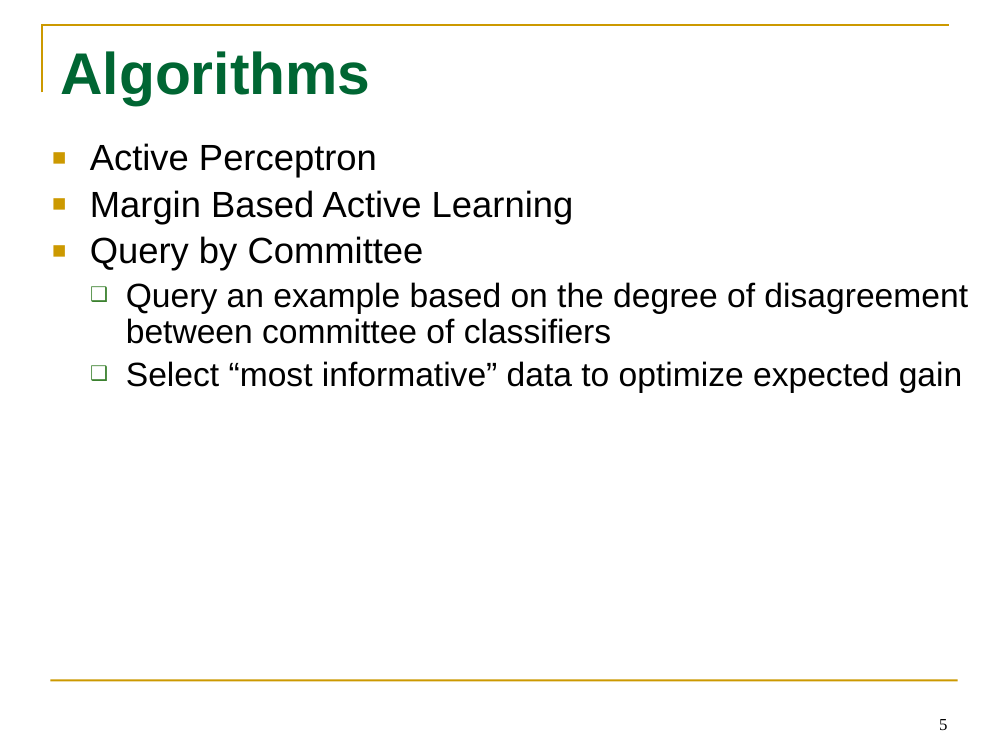
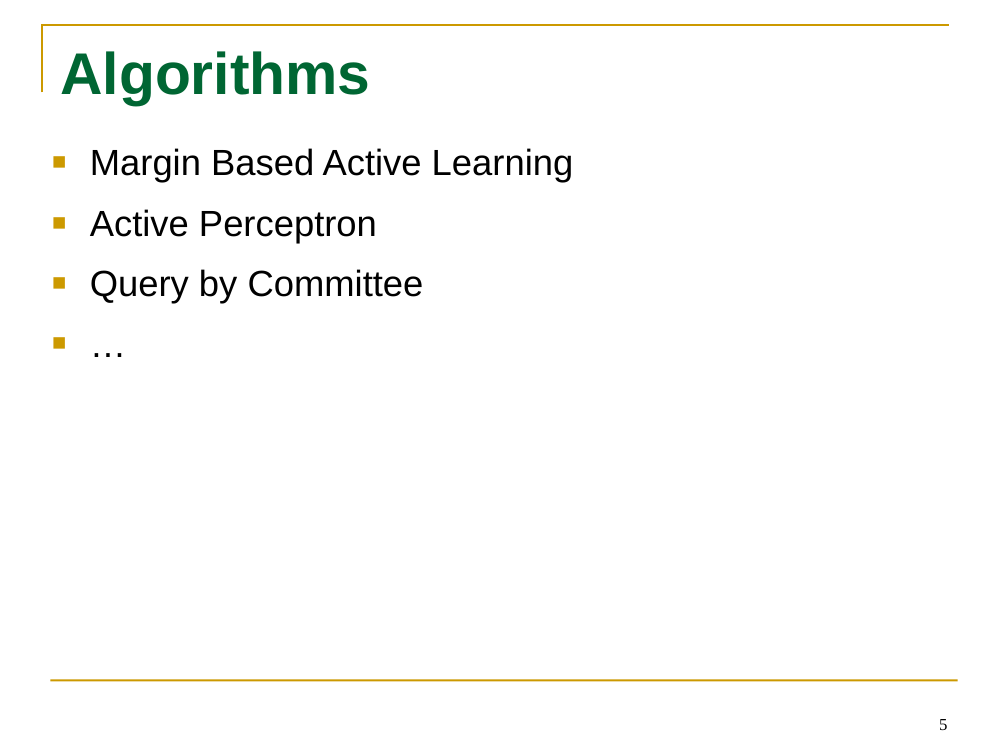
Before and after one commit to tttyy/Active-Learning, a slide deck: slide 5 of presentation/Activelearning.pptx. Drawn at 1008x756 pixels with LibreOffice and Linux fonts; fonts in the diff are those of the drawing. Boxes give left, top, right and bottom in pixels: in the first picture for what was removed or moved away, otherwise in the second. Text is boxed around its words. In the diff, an @@ line names an element or a change of style, - is before the commit and + after.

Commit message:
Update Slides

```diff
--- a/presentation/Activelearning.pptx
+++ b/presentation/Activelearning.pptx
@@ text at bbox=[90, 148, 574, 183]: paragraph added @@
+■ Margin Based Active Learning
@@ text at bbox=[90, 190, 574, 224]: paragraph removed @@
-■ Margin Based Active Learning
@@ text at bbox=[90, 209, 424, 304]: line spacing 0.9 to 1; more space between paragraphs @@
@@ text at bbox=[126, 282, 968, 393]: text changed; size 24 to 26 pt @@
-  ❑ Query an example based on the degree of disagreement between committee of classifiers
-  ❑ Select “most informative” data to optimize expected gain
+■ …
```
Also in this commit, not shown: 4 other slides changed, 11 slides added, 2 slides removed.
